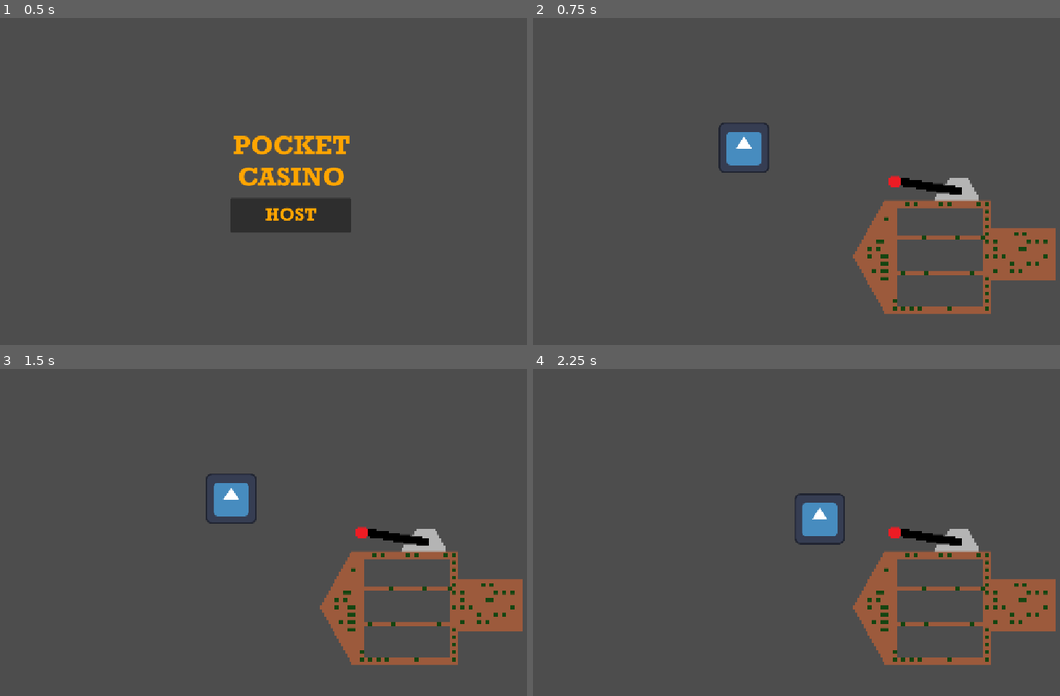
Above: before the commit, frames 1-4 (two rows, left to right).
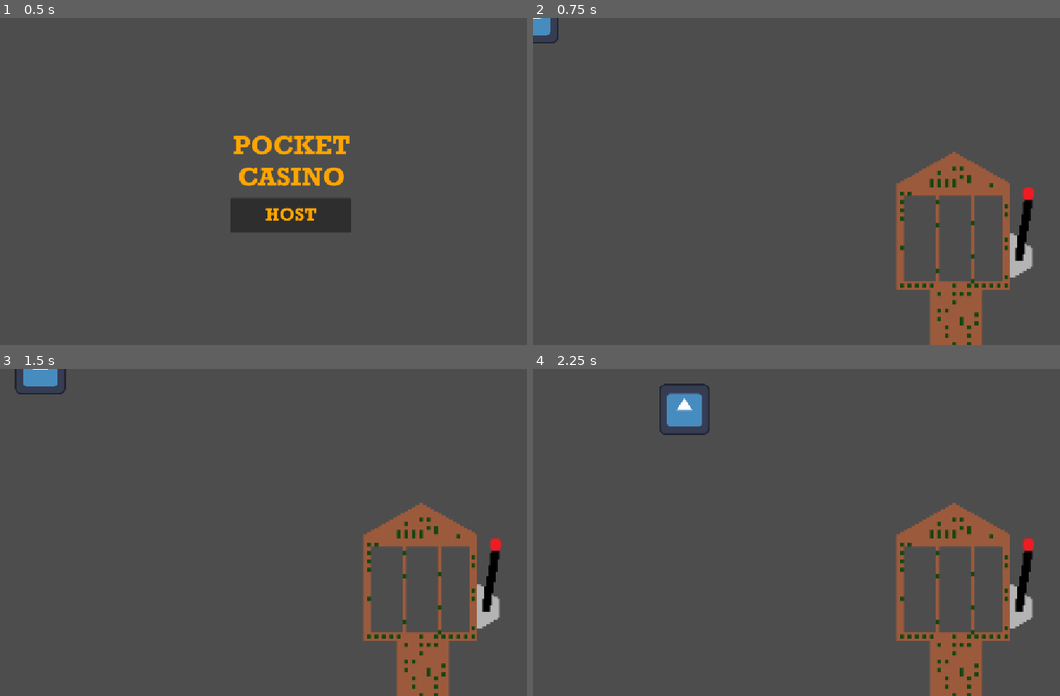
Above: after the commit, the same moments.

Repository: A-Potion/pocket-casino
Game: Godot game, scene res://MainMenu.tscn
Two runs of this game, one before a commit and one after it. Both use one fixed random seed, a clock stepped at 60 frames per second and the inputs below. The engine's default icon, where the game draws it, is replaced by a stand-in: a white triangle on a blue panel in a dark square.
Inputs (mouse positions are in pixels of both pictures, inside the frame that each line leads up to):
- Up to frame 1 (0.5 s): no input
- Up to frame 2 (0.75 s): click (822, 214) at 0.5 s
- Up to frame 3 (1.5 s): tap Enter at 1.25 s; hold D (move_right) from 1.28 s (still down); tap Alt at 1.35 s
- Up to frame 4 (2.25 s): release D (move_right) at 2.03 s; hold S (move_down) from 2.03 s (still down); tap Shift at 2.1 s

Frame 1 is identical in both runs. In frame 2, 11% of the frame differs, in the area x 0-100%, y 0-100%; in frame 3, 11%; in frame 4, 12%, in the area x 24-100%, y 4-100%.

Commit message:
Trying to make the player and the slot machine not collide

Diff:
--- a/player.gd
+++ b/player.gd
@@ -1,4 +1,4 @@
-extends Area2D
+extends CharacterBody2D
 signal hit
 
 @export var speed = 200
@@ -8,8 +8,8 @@
 	screen_size = get_viewport_rect().size
 
 
-func _process(delta):
-	var velocity = Vector2.ZERO
+func _physics_process(_delta):
+	velocity = Vector2.ZERO
 	if Input.is_action_pressed("move_right"):
 		velocity.x += 1
 	if Input.is_action_pressed("move_left"):
@@ -25,14 +25,14 @@
 	else:
 		$AnimatedSprite2D.stop()
 
-	position += velocity * delta
-	position = position.clamp(Vector2.ZERO, screen_size)
+	move_and_slide()
+	print(move_and_slide())
 
 
-func _on_body_entered(body: Node2D) -> void:
+func _on_body_entered(_body: Node2D) -> void:
 	hide()
 	hit.emit()
-	# Must be later, we can';t change physics properties on physics callback WHAT IS A PHYSICS CALLBACK
+	# Must be later, we can't change physics properties on physics callback WHAT IS A PHYSICS CALLBACK
 	$CollisionShape2D.set_deferred("disabled", true)
 
 func start(pos):
--- a/player.tscn
+++ b/player.tscn
@@ -2,6 +2,9 @@
 
 [ext_resource type="Texture2D" uid="uid://bpndw0qwvfae1" path="res://icon.svg" id="1_4flbx"]
 [ext_resource type="Script" uid="uid://ce1vhq26ipdw4" path="res://player.gd" id="1_onrkg"]
+
+[sub_resource type="RectangleShape2D" id="RectangleShape2D_i3pqv"]
+size = Vector2(100, 100)
 
 [sub_resource type="SpriteFrames" id="SpriteFrames_onrkg"]
 animations = [{
@@ -14,20 +17,18 @@
 "speed": 5.0
 }]
 
-[sub_resource type="RectangleShape2D" id="RectangleShape2D_i3pqv"]
-size = Vector2(100, 100)
-
 [node name="Player" type="Area2D"]
-position = Vector2(418, 257)
-script = ExtResource("1_onrkg")
 metadata/_edit_group_ = true
 
-[node name="AnimatedSprite2D" type="AnimatedSprite2D" parent="."]
+[node name="CharacterBody2D" type="CharacterBody2D" parent="."]
+script = ExtResource("1_onrkg")
+
+[node name="CollisionShape2D" type="CollisionShape2D" parent="CharacterBody2D"]
+shape = SubResource("RectangleShape2D_i3pqv")
+
+[node name="AnimatedSprite2D" type="AnimatedSprite2D" parent="CharacterBody2D"]
 scale = Vector2(0.785, 0.785)
 sprite_frames = SubResource("SpriteFrames_onrkg")
 animation = &"walk"
 
-[node name="CollisionShape2D" type="CollisionShape2D" parent="."]
-shape = SubResource("RectangleShape2D_i3pqv")
-
 [connection signal="body_entered" from="." to="." method="_on_body_entered"]
--- a/slot_machine.tscn
+++ b/slot_machine.tscn
@@ -3,9 +3,16 @@
 [ext_resource type="Texture2D" uid="uid://q1bpf7haebdo" path="res://slot-machine.png" id="1_agdmm"]
 
 [node name="SlotMachine" type="Node2D"]
-position = Vector2(400, 200)
 
-[node name="Sprite2D" type="Sprite2D" parent="."]
-position = Vector2(19, 11.5)
-scale = Vector2(1.38, 1.23)
+[node name="StaticBody2D" type="StaticBody2D" parent="."]
+position = Vector2(1, 0)
+scale = Vector2(1.0000001, 1.0000001)
+
+[node name="CollisionPolygon2D" type="CollisionPolygon2D" parent="StaticBody2D"]
+polygon = PackedVector2Array(0, -11, 126, -1, 127, 82, 71, 82, 70, 212, -33, 210, -32, 82, -102, 82, -101, -132, -74, -143, -22, -175, 19, -195, 102, -147, 122, -135, 126, -33, 142, -28, 152, -95, 150, -120, 172, -130, 180, -100, 160, -12, 173, -1, 172, 35, 157, 49, 131, 60, 126, 84, 72, 79, -3, -1)
+
+[node name="Sprite2D" type="Sprite2D" parent="StaticBody2D"]
+position = Vector2(19, 11.499999)
+rotation = 1.5707964
+scale = Vector2(1.3799999, 1.2299999)
 texture = ExtResource("1_agdmm")
